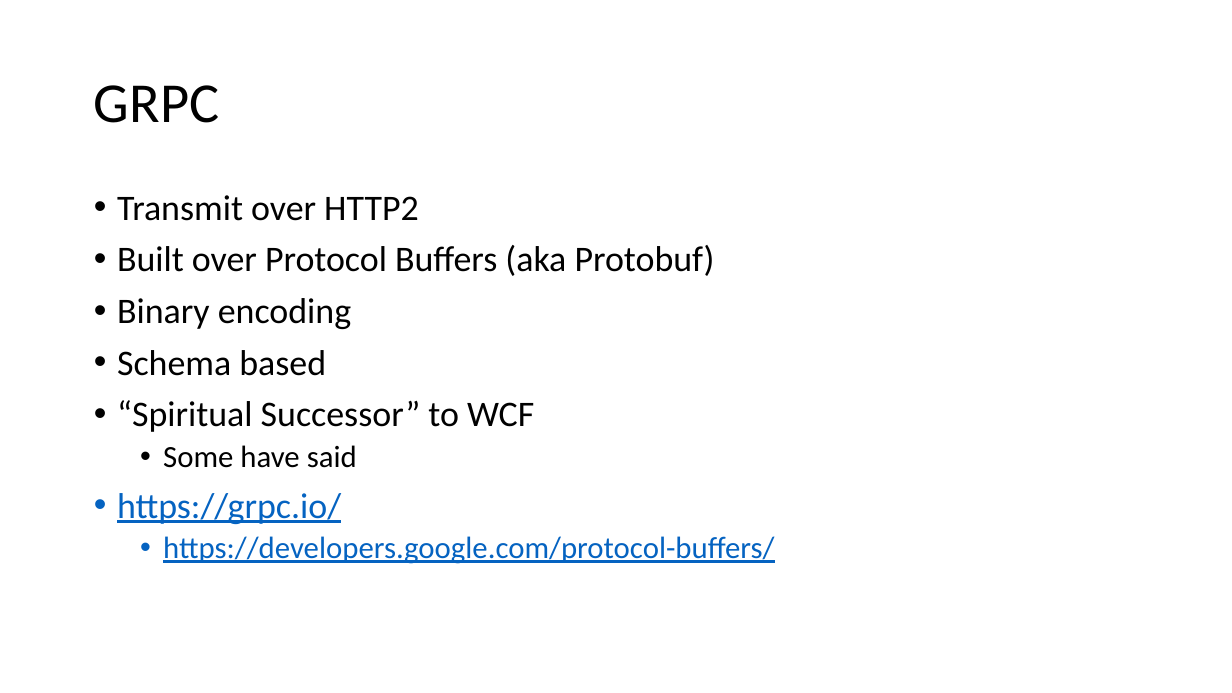
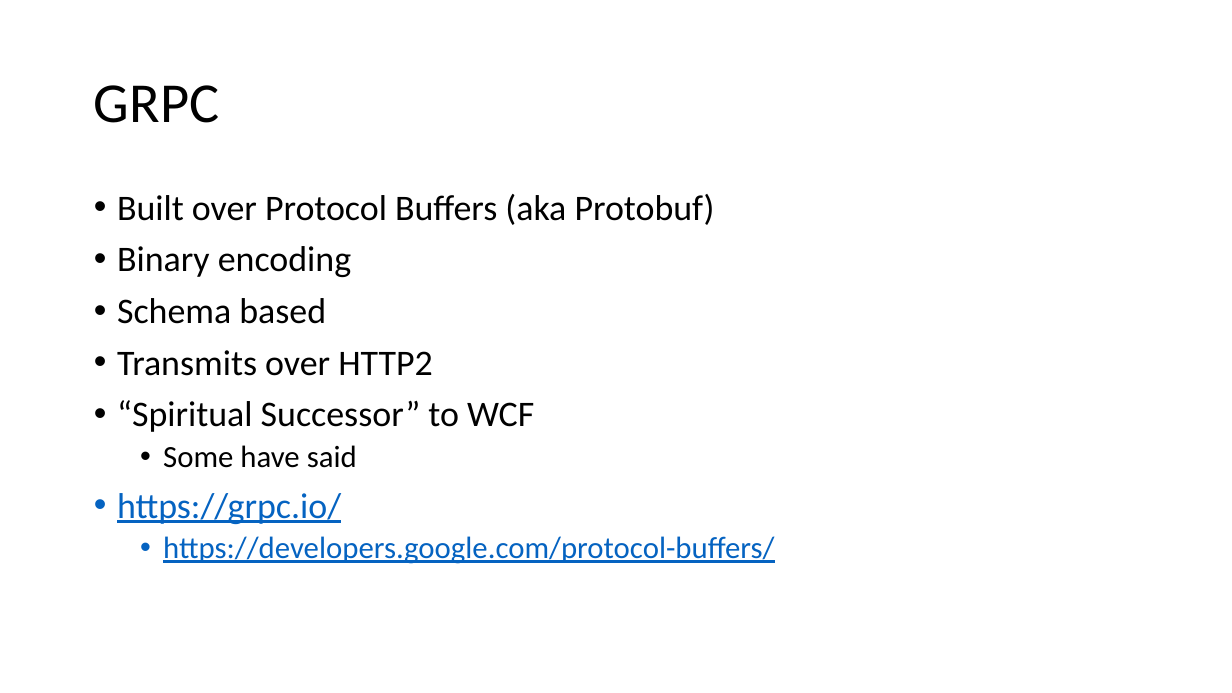
Before and after one commit to ProgrammerAL/Presentations-2020, a slide deck: slide 8 of 2020-04-14 ONETUG App Communication Juxtaposition/Presentation.pptx (slide 7 before the commit). Drawn at 1232x693 pixels with LibreOffice and Linux fonts; fonts in the diff are those of the drawing. Boxes give left, top, right and bottom in pixels: in the first picture for what was removed or moved away, otherwise in the second. Text is boxed around its words. In the diff, an @@ line names an element or a change of style, - is before the commit and + after.

```diff
--- a/2020-04-14 ONETUG App Communication Juxtaposition/Presentation.pptx
+++ b/2020-04-14 ONETUG App Communication Juxtaposition/Presentation.pptx
@@ text at (x1=117, y1=195, x2=419, y2=221): paragraph removed @@
-• Transmit over HTTP2
@@ text at (x1=117, y1=350, x2=433, y2=376): paragraph added @@
+• Transmits over HTTP2
```
Also in this commit, not shown: 3 other slides changed, 2 slides added, 1 slide removed, 19 other files.
